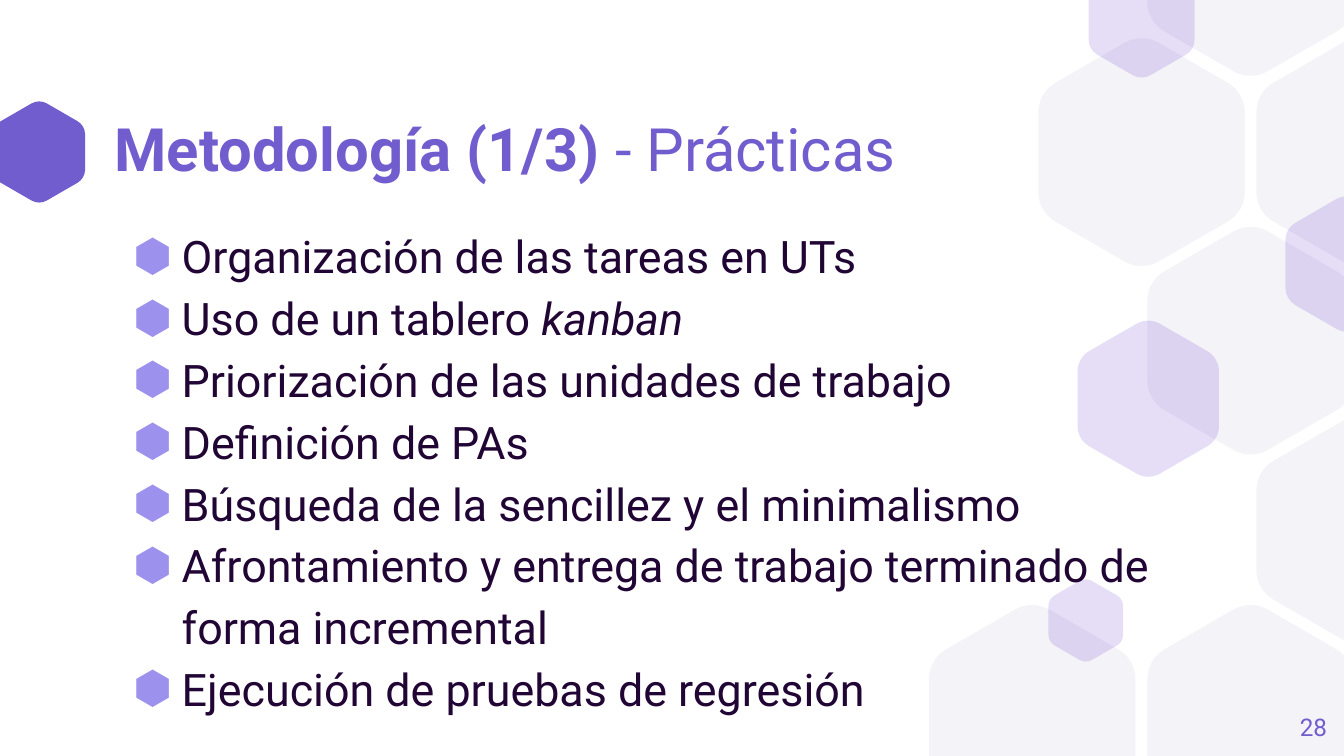
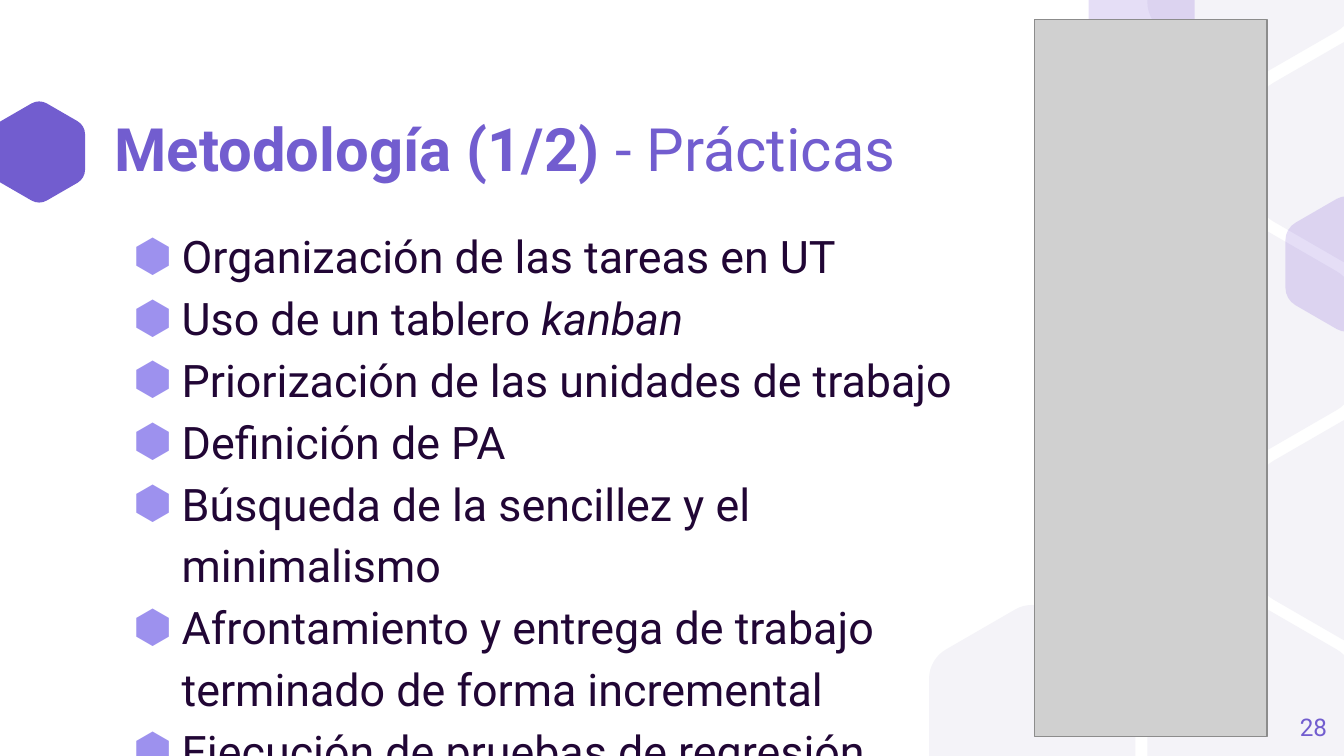
Before and after one commit to a1ex9788/TFG, a slide deck: slide 28 of TFG_AlejandroCarrion.pptx. Drawn at 1344x756 pixels with LibreOffice and Linux fonts; fonts in the diff are those of the drawing; grey boxes stand for pictures. Boxes give left, top, right and bottom in pixels: in the first picture for what was removed or moved away, otherwise in the second. Text is boxed around its words. In the diff, an @@ line names an element or a change of style, - is before the commit and + after.

```diff
--- a/TFG_AlejandroCarrion.pptx
+++ b/TFG_AlejandroCarrion.pptx
@@ picture added at [1035, 20, 1267, 737] @@
@@ freeform shape removed at [1039, 39, 1245, 266] @@
@@ title at [115, 124, 895, 184]: text changed @@
-Metodología (1/3) - Prácticas
+Metodología (1/2) - Prácticas
@@ text at [182, 239, 836, 283]: text changed @@
-⬢ Organización de las tareas en UTs
+⬢ Organización de las tareas en UT
@@ freeform shape removed at [1078, 321, 1219, 477] @@
@@ text at [182, 425, 505, 460]: text changed @@
-⬢ Definición de PAs
+⬢ Definición de PA
@@ freeform shape removed at [1048, 579, 1122, 661] @@
```
Also in this commit, not shown: 6 other slides changed, 1 slide removed.
